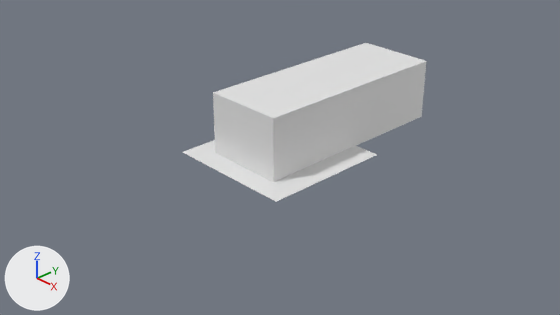
The Blender file Models/ChallengerHellcatRedEye.blend: old version first, new version second.
Rendered twice from the file's camera 'Camera'. Arrows for +X, +Y and +Z are at lower left; the lights stay in place.
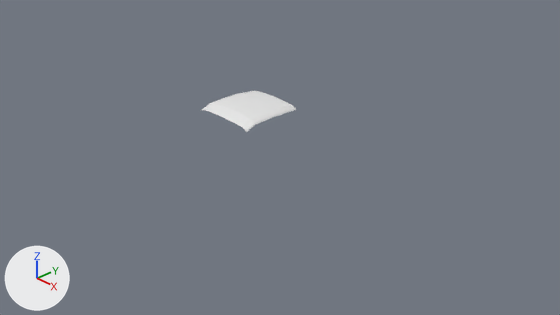
Scene script edits in JSON lines:
```json
{"block": "me_plane", "where": "# used by ob_plane; location = (0.0, 0.0, 0.0)"}
{"op": "remove", "block": "me_plane", "code": "me_plane.from_pydata(...)  # 4 vertices, 1 face; spans x -1.0..1.0, y -1.0..1.0, z 0.0"}
{"op": "add", "block": "me_plane", "code": "me_plane.from_pydata(...)  # 56 vertices, 42 faces; spans x 0.0..1.54, y -0.51..0.51, z -0.36..0.05"}
{"block": "me_plane", "change": "me_plane part 1: the whole mesh is rebuilt"}
{"op": "remove", "block": "ob_cube", "code": ["ob_cube = bpy.data.objects.new('Cube', me_cube_001)", "ob_cube.location = (-0.034, 0.958, 0.467)", "ob_cube.rotation_euler = (0.0, 0.0, -1.571)  # degrees (0, 0, -90)", "ob_cube.scale = (1.62, 0.619, 0.469)"]}
{"op": "set", "path": "ob_plane.location", "old": "(0.0, 0.0, 0.0)", "new": "(0.01, -0.581, 0.936)"}
{"op": "set", "path": "ob_plane.scale", "old": "(1.0, 1.0, 1.0)", "new": "(0.309, 0.911, 0.308)"}
{"op": "add", "block": "ob_plane", "code": "_m = ob_plane.modifiers.new('Mirror', 'MIRROR')"}
{"op": "add", "block": "ob_plane", "code": "_m.use_clip = True"}
```

Boxes [x1, y1, x2, y2] around the edits, measured in the pictures (560 x 315 px):
```json
{"object": "Cube", "change": "deleted", "before": [213, 43, 427, 182]}
{"object": "Plane", "change": "reshaped, moved, rescaled, modifiers changed", "before": [183, 140, 377, 202], "after": [202, 91, 296, 132]}
```
